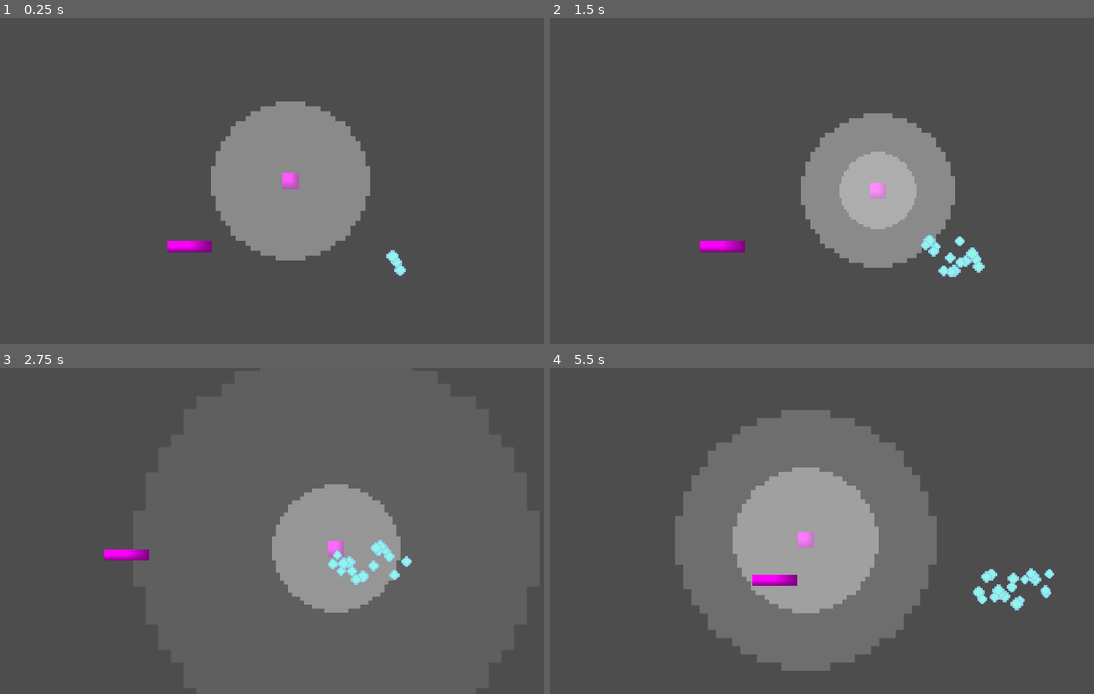
Above: before the commit, frames 1-4 (two rows, left to right).
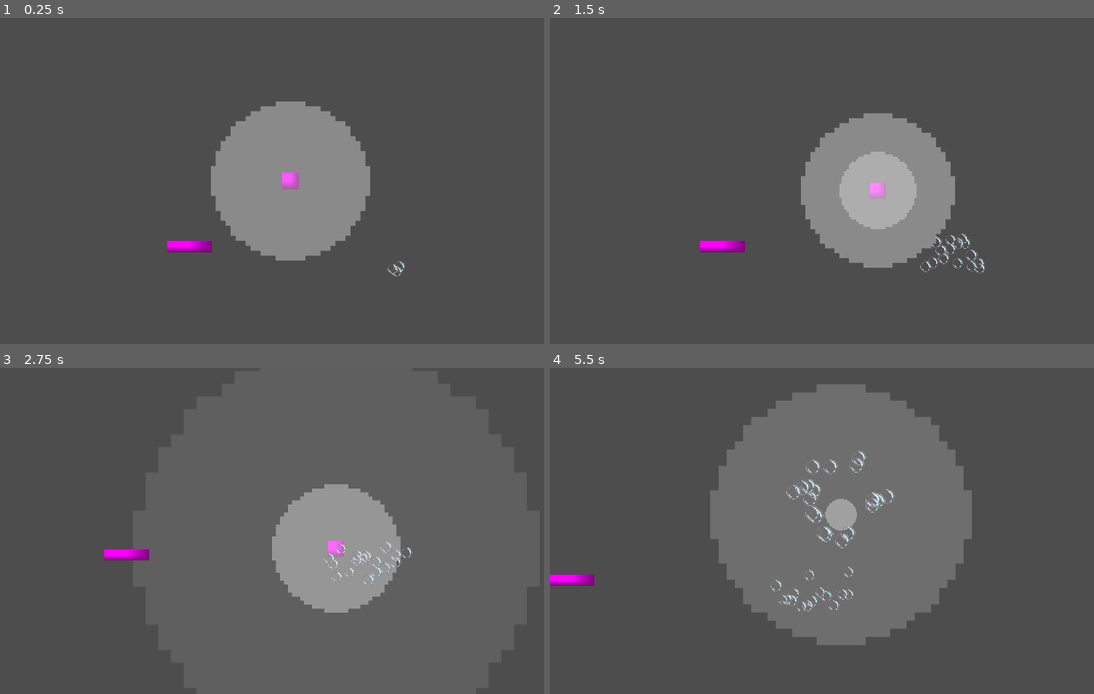
Above: after the commit, the same moments.

Repository: Meemog/LudumDare59
Game: Godot game, scene res://Scenes/main.tscn
Same seed, same stepped clock (60 frames per second), same inputs: the game is played once before the commit and once after it.
Inputs:
- Up to frame 1 (0.25 s): no input
- Up to frame 2 (1.5 s): hold D (right) 0.53-1.28 s; hold Space (personal_sonar) 0.53-1.28 s; hold S (down) from 1.28 s (still down); tap Space (personal_sonar) at 1.35 s
- Up to frame 3 (2.75 s): release S (down) at 2.03 s; hold D (right) from 2.03 s (still down); hold Space (personal_sonar) from 2.03 s (still down)
- Up to frame 4 (5.5 s): release D (right) at 2.78 s; release Space (personal_sonar) at 2.78 s; hold W (up) 2.78-3.53 s; tap Space (personal_sonar) at 2.85, 4.35 s; hold Space (personal_sonar) 3.53-4.28 s; hold A (left) 3.53-5.03 s; tap P (kill) at 4.15 s; hold S (down) from 5.03 s (still down); hold Space (personal_sonar) from 5.03 s (still down)

The runs differ from the first frame. In frame 1, 0.2% of the frame differs, in the area x 70-75%, y 71-80%; in frame 2, 0.7%; in frame 3, 0.7%; in frame 4, 22%, in the area x 0-93%, y 5-93%.

Commit message:
Added death animations

Diff:
--- a/Scenes/bubbles.tscn
+++ b/Scenes/bubbles.tscn
@@ -137,8 +137,7 @@
 initial_velocity_min = 120.0
 initial_velocity_max = 140.0
 gravity = Vector3(0, -10, 0)
-scale_min = 0.5
-scale_max = 0.7
+scale_max = 1.1999999
 
 [node name="Bubbles" type="Node2D" unique_id=1341844542]
 script = ExtResource("1_urmec")
--- a/Scenes/player.gd
+++ b/Scenes/player.gd
@@ -9,6 +9,10 @@
 @export_category("Sonar")
 @export var growth_speed: float = .15 ## The speed at which the personal sonar grows
 @export var fade_time: float = 1 ## The time it takes for the sonar to fully fade
+
+@export_category("Death")
+@export var death_time: float = 3 ## Time after dying before respawn
+@export var light_shrink_speed = 0.05
 
 # Misc Physics
 var _tps_adjustment: float ## Physics adjustment to ensure forces are calculated correctly when physics ticks are inconsistant
@@ -23,12 +27,22 @@
 var _sonar_active: bool
 var _time_since_sonar: float
 
+# Dying
+var _player_sprite: Sprite2D
+var _particles: GPUParticles2D
+var _is_dying: bool = false
+var _time_since_died: float = 0
+var _can_move: bool = true
+
 # Gameplay
 var _checkpoint_pos: Vector2
 
 func _ready() -> void:
     _vision_cone = $VisionCone
     _y_start = position.y
+
+    _player_sprite = $PlayerSprite
+    _particles = $GPUParticles2D
 
     _sonar_cone = $PersonalSonar
     _sonar_sprite = $PersonalSonar/Sprite2D
@@ -39,6 +53,8 @@
     _checkpoint_pos = position
 
 func _process(delta: float) -> void:
+    _process_respawn(delta)
+
     _process_vision()
 
     _process_sonar(delta)
@@ -46,15 +62,26 @@
 func _physics_process(delta: float) -> void:
     _tps_adjustment = Engine.physics_ticks_per_second * delta
 
-    _process_movement()
-
-    move_and_slide()
+    if _can_move:
+        _process_movement()
+        move_and_slide()
 
 func _input(event: InputEvent) -> void:
     if event.is_action_pressed("kill"):
         kill()
     elif event.is_action_pressed("personal_sonar"):
         _sonar()
+
+func _process_respawn(delta: float) -> void:
+    if _is_dying:
+        _time_since_died += delta
+        if _time_since_died > death_time:
+            # respawn player
+            velocity = Vector2.ZERO
+            position = _checkpoint_pos
+            _is_dying = false
+            _player_sprite.visible = true
+            _can_move = true
 
 func _process_movement() -> void:
     var x_scalar = int(Input.is_action_pressed("right")) - int(Input.is_action_pressed("left"))
@@ -91,9 +118,15 @@
     return component
 
 func _process_vision() -> void:
-    var y_offset = position.y - _y_start
-    var new_scale = -0.001 * y_offset + 1
-    _vision_cone.scale = Vector2(new_scale, new_scale)
+    if _is_dying:
+        var temp_scale = _vision_cone.scale.x
+        temp_scale -= light_shrink_speed*0.01
+        if temp_scale < 0: temp_scale = 0
+        _vision_cone.scale = temp_scale * Vector2.ONE
+    else:
+        var y_offset = position.y - _y_start
+        var new_scale = -0.001 * y_offset + 1
+        _vision_cone.scale = Vector2(new_scale, new_scale)
 
 func _sonar() -> void:
     _sonar_active = true
@@ -118,5 +151,8 @@
     _checkpoint_pos = position
 
 func kill() -> void:
-    velocity = Vector2.ZERO
-    position = _checkpoint_pos
+    _player_sprite.visible = false
+    _particles.emitting = true
+    _can_move = false
+    _time_since_died = 0
+    _is_dying = true
--- a/Scenes/player.tscn
+++ b/Scenes/player.tscn
@@ -2,21 +2,33 @@
 
 [ext_resource type="Script" uid="uid://r01p844ucrm6" path="res://Scenes/player.gd" id="1_v0iea"]
 [ext_resource type="Texture2D" uid="uid://drdnfulfobmle" path="res://Assets/Sprites/VisionCone.png" id="2_cvnsp"]
+[ext_resource type="Texture2D" uid="uid://crfnm33et8tx" path="res://Assets/Sprites/bubble.png" id="3_6t5aa"]
 
 [sub_resource type="RectangleShape2D" id="RectangleShape2D_cvnsp"]
 size = Vector2(54, 54)
 
 [sub_resource type="PlaceholderTexture2D" id="PlaceholderTexture2D_6t5aa"]
 
+[sub_resource type="ParticleProcessMaterial" id="ParticleProcessMaterial_vgqql"]
+lifetime_randomness = 0.2
+particle_flag_disable_z = true
+spread = 180.0
+initial_velocity_min = 66.92
+initial_velocity_max = 120.68
+gravity = Vector3(0, -50, 0)
+scale_min = 1.5
+scale_max = 1.5
+
 [node name="Player" type="CharacterBody2D" unique_id=1356148789]
 script = ExtResource("1_v0iea")
 dampening = 7
 growth_speed = 0.1
+light_shrink_speed = 1.0
 
 [node name="CollisionShape2D" type="CollisionShape2D" parent="." unique_id=1551203545]
 shape = SubResource("RectangleShape2D_cvnsp")
 
-[node name="PlayerStrite" type="Sprite2D" parent="." unique_id=783650939]
+[node name="PlayerSprite" type="Sprite2D" parent="." unique_id=783650939]
 scale = Vector2(53.5, 53.5)
 texture = SubResource("PlaceholderTexture2D_6t5aa")
 
@@ -33,6 +45,15 @@
 self_modulate = Color(1, 1, 1, 0.34509805)
 texture = ExtResource("2_cvnsp")
 
+[node name="GPUParticles2D" type="GPUParticles2D" parent="." unique_id=548458929]
+emitting = false
+amount = 20
+texture = ExtResource("3_6t5aa")
+lifetime = 2.0
+one_shot = true
+explosiveness = 0.99
+process_material = SubResource("ParticleProcessMaterial_vgqql")
+
 [node name="Camera2D" type="Camera2D" parent="." unique_id=866912497]
 process_callback = 0
 position_smoothing_enabled = true
Binary file changed: Assets/Sprites/bubble.png
